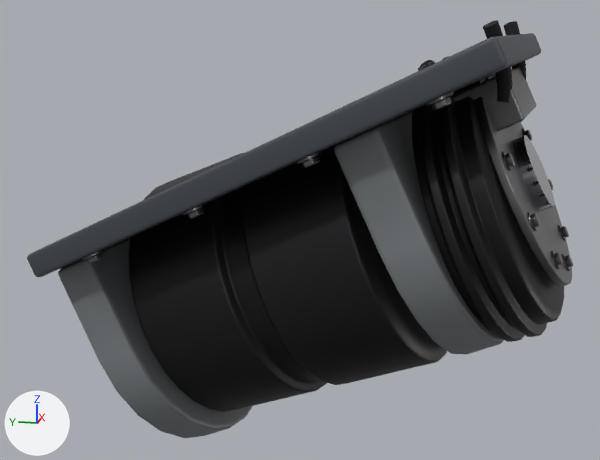
A saved change to the glTF model assets/export/models/bastion.elbow_front_right.glb.
One viewpoint serves both versions: a 50 mm camera at (-3.02, -0.61, 0.64) aimed at (0.01, 0.0, -0.11). Lighting does not change. The marker at lower left points along +X, +Y and +Z. The older version comes first. Vertices at exactly the same position are counted once.
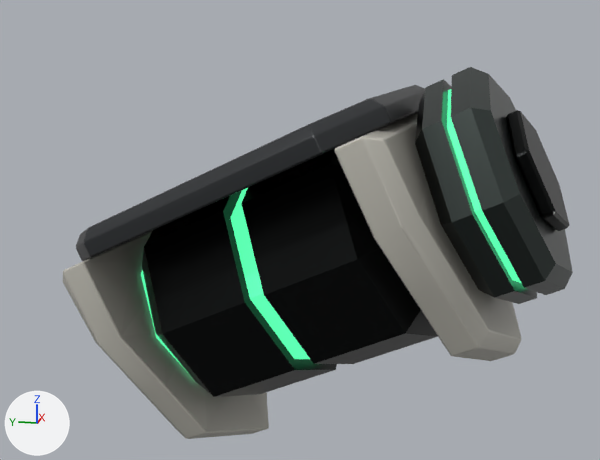
Diff of the bpy script that builds the scene:
```diff
--- a/assets/export/models/bastion.elbow_front_right.glb.py
+++ b/assets/export/models/bastion.elbow_front_right.glb.py
@@ mat_armor @@
 n2 = _N.new('ShaderNodeMix'); n2.name = 'Mix'
 n2.inputs[0].default_value = 1.0  # 'Factor'
-n2.inputs[7].default_value = (0.233, 0.253, 0.263, 1.0)  # 'B', grey #858a8c
+n2.inputs[7].default_value = (0.57, 0.554, 0.492, 1.0)  # 'B', light grey #c7c4ba
 n3 = _N.new('ShaderNodeVertexColor'); n3.name = 'Color Attribute'
@@ mat_armor2 @@
 n2 = _N.new('ShaderNodeMix'); n2.name = 'Mix'
 n2.inputs[0].default_value = 1.0  # 'Factor'
-n2.inputs[7].default_value = (0.0732, 0.0835, 0.1, 1.0)  # 'B', dark grey #4c5259
+n2.inputs[7].default_value = (0.0331, 0.0363, 0.0397, 1.0)  # 'B', dark grey #333638
 n3 = _N.new('ShaderNodeVertexColor'); n3.name = 'Color Attribute'
@@ mat_dark @@
 n0 = _N.new('ShaderNodeBsdfPrincipled'); n0.name = 'Principled BSDF'
 n0.inputs[1].default_value = 0.7  # 'Metallic'
-n0.inputs[2].default_value = 0.45  # 'Roughness'
+n0.inputs[2].default_value = 0.32  # 'Roughness'
 n1 = _N.new('ShaderNodeOutputMaterial'); n1.name = 'Material Output'
@@ mat_metal @@
 n2 = _N.new('ShaderNodeMix'); n2.name = 'Mix'
 n2.inputs[0].default_value = 1.0  # 'Factor'
-n2.inputs[7].default_value = (0.274, 0.274, 0.285, 1.0)  # 'B', grey #8f8f91
+n2.inputs[7].default_value = (0.0732, 0.089, 0.0835, 1.0)  # 'B', dark grey #4c5452
 n3 = _N.new('ShaderNodeVertexColor'); n3.name = 'Color Attribute'
@@ mat_light @@
+mat_light = bpy.data.materials.new('light')
+# nodes: BsdfPrincipled, Mix, OutputMaterial, VertexColor
+# colours: green #59ffad, mixed with the vertex colours
@@ me_mesh_0 @@
-me_mesh_0.from_pydata(...)  # 5012 vertices, 9744 faces; spans x -0.71..0.71, y -1.0..0.9, z -0.99..0.66
+me_mesh_0.from_pydata(...)  # 750 vertices, 1444 faces; spans x -0.59..0.63, y -0.99..0.81, z -1.07..0.51
+# me_mesh_0 part 1: the loose piece of 642 vertices spanning x -0.54..0.54, y -0.6..0.6, z -0.86..0.36 is rebuilt with 26 vertices and now spans x -0.49..0.43, y -0.58..0.15, z -0.63..0.32
+# me_mesh_0 part 2: the loose piece of 192 vertices spanning x -0.51..0.27, y -1.0..-0.62, z -0.21..0.5 is rebuilt with 18 vertices and now spans x -0.48..0.26, y -0.89..-0.54, z -0.25..0.44, in mat_light
+# me_mesh_0 part 3: the loose piece of 114 vertices spanning x -0.44..0.61, y 0.21..0.8, z -0.99..-0.15 is rebuilt with 140 vertices and now spans x -0.44..0.63, y 0.16..0.79, z -1.07..-0.16
+# me_mesh_0 part 4: the loose piece of 114 vertices spanning x -0.59..0.46, y -0.81..-0.22, z -0.49..0.35 is rebuilt with 140 vertices and now spans x -0.59..0.48, y -0.85..-0.22, z -0.59..0.33
+# me_mesh_0 part 5: the loose piece of 32 vertices spanning x -0.26..0.0, y -0.92..-0.76, z 0.03..0.29 is rebuilt with 36 vertices and now spans x -0.32..0.06, y -0.97..-0.74, z -0.04..0.37, in mat_dark
+# me_mesh_0 part 6: a new loose piece of 32 vertices spanning x -0.26..0.4, y 0.29..0.59, z -0.77..-0.16, in mat_light
+# me_mesh_0 part 7: a new loose piece of 26 vertices spanning x -0.43..0.49, y -0.15..0.58, z -0.82..0.13, in mat_dark
+# me_mesh_0 part 8: a new loose piece of 26 vertices spanning x -0.52..0.31, y -0.88..-0.44, z -0.31..0.47, in mat_metal
+# me_mesh_0 part 9: a new loose piece of 18 vertices spanning x -0.39..0.39, y -0.2..0.2, z -0.62..0.12, in mat_light
+# me_mesh_0 part 10: 57 loose pieces with 2536 vertices, spanning x -0.65..0.64, y -0.99..0.9, z -0.75..0.66, are deleted
+# me_mesh_0 part 11: 1 vertex moved within x 0.48, y -0.34, z 0.27; 1234 vertices removed from x -0.71..0.71, y -0.98..0.87, z -0.68..0.62; 186 vertices added at x -0.56..0.62, y -0.99..0.81, z -0.27..0.51
+# other edits to the shape of me_mesh_0 do not show in these pictures
 me_mesh_0.materials.append(mat_armor)
 me_mesh_0.materials.append(mat_armor2)
-me_mesh_0.materials.append(mat_chrome)
 me_mesh_0.materials.append(mat_dark)
 me_mesh_0.materials.append(mat_metal)
-me_mesh_0.materials.append(mat_rubber)
+me_mesh_0.materials.append(mat_light)
```

Changed parts and their boxes [x1, y1, x2, y2] in the pictures (600 x 460 px):
'Mesh_0', surface changed, reshaped (7% narrower, 11% shorter): before [27, 20, 573, 438]; after [63, 67, 573, 439]
part 1 of me_mesh_0, rebuilt (38% narrower, 20% shorter): before [129, 144, 447, 412]; after [241, 149, 438, 364]
part 2 of me_mesh_0, rebuilt (mostly hidden afterwards): before [472, 75, 572, 287]; after [447, 89, 521, 283]
part 3 of me_mesh_0, rebuilt: before [58, 238, 253, 438]; after [63, 230, 269, 439]
part 4 of me_mesh_0, rebuilt (10% wider): before [334, 111, 504, 354]; after [334, 112, 521, 361]
part 5 of me_mesh_0, rebuilt (51% wider, 58% taller): before [513, 135, 555, 211]; after [506, 110, 570, 231]
part 6 of me_mesh_0, added (mostly hidden): after [141, 270, 186, 370]
part 7 of me_mesh_0, added: after [142, 190, 337, 397]
part 8 of me_mesh_0, added: after [415, 79, 537, 304]
part 9 of me_mesh_0, added (green): after [231, 188, 310, 359]
part 10 of me_mesh_0, deleted: before [82, 20, 573, 271]
part 11 of me_mesh_0, cut back: before [27, 33, 564, 342]; after [76, 67, 573, 295]
